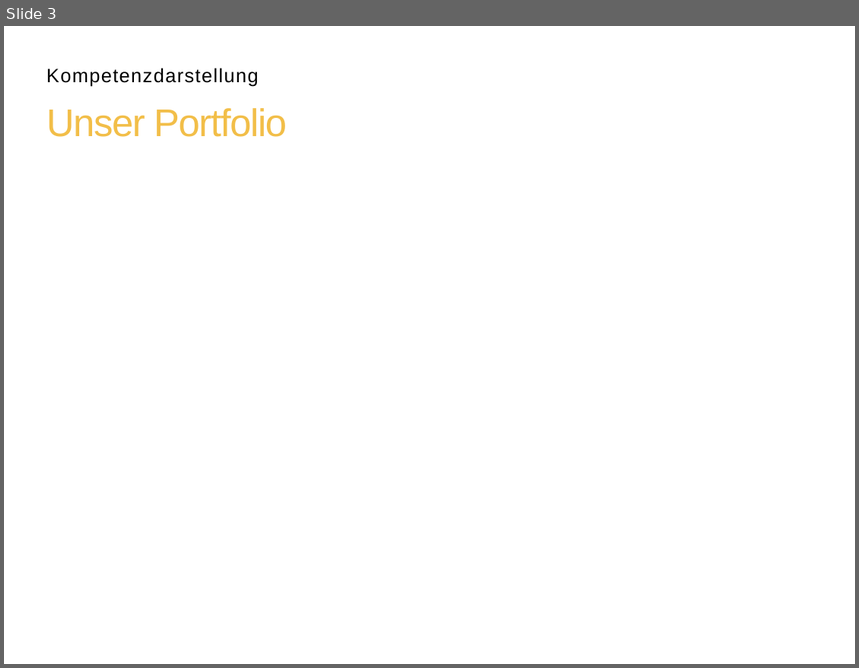
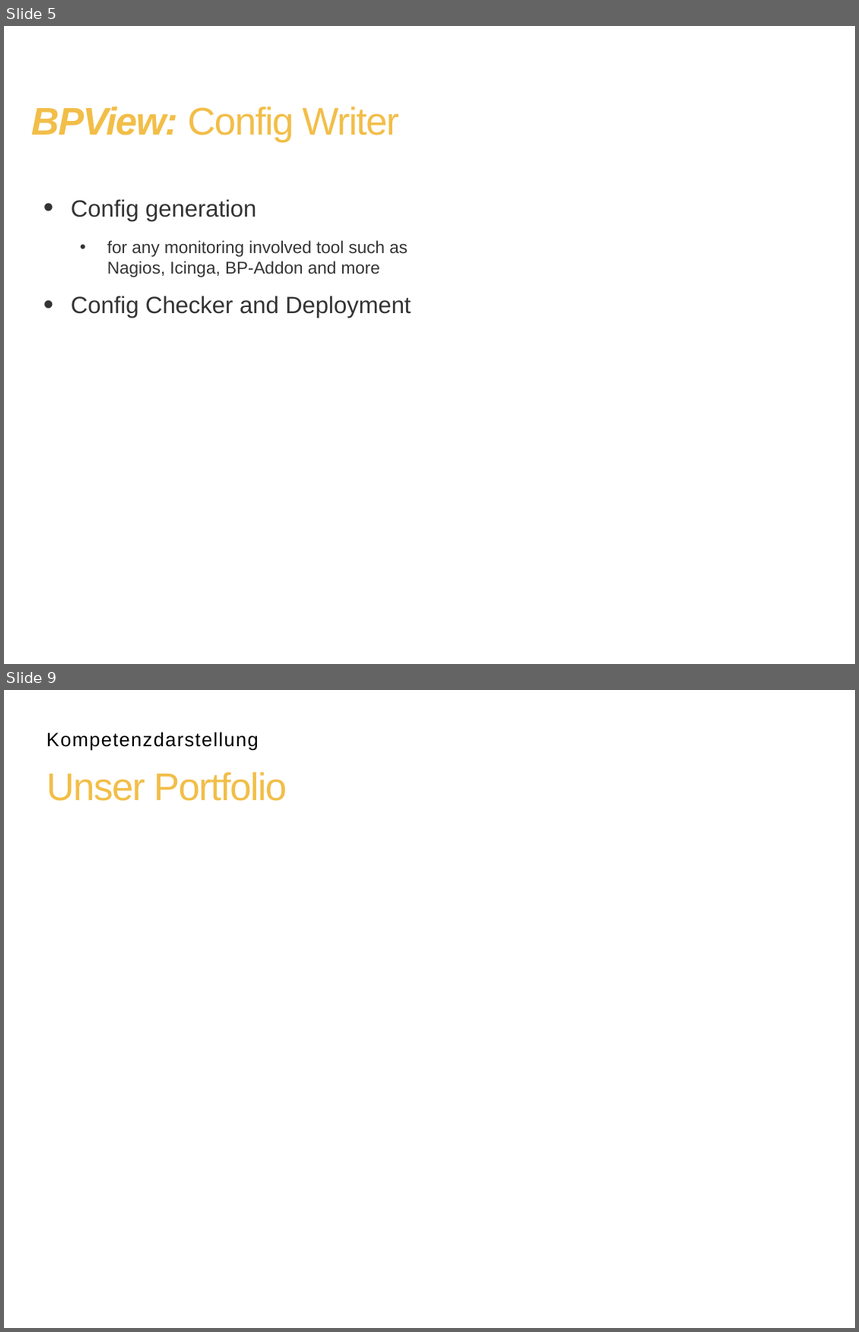
Before and after one commit to BPView/BPView, a slide deck: docs/BPView - The_Project.odp. Shown one above the other, each under a label of ours: slide 3 before the commit, slides 5 and 9 after it; the slides between them are not shown. The pictures are 859x668 and 859x1332 pixels, drawn with LibreOffice and Linux fonts; fonts in the diff are those of the drawing; background and template pictures are left out. Boxes give left, top, right and bottom in pixels: in the first picture for what was removed or moved away, otherwise in the second. Text is boxed around its words. In the diff, an @@ line names an element or a change of style, - is before the commit and + after.

```diff
--- a/docs/BPView - The_Project.odp
+++ b/docs/BPView - The_Project.odp
@@ slide 5 added at (4, 26, 855, 664), background picture (left out) @@
@@ title added at (31, 107, 399, 142), 36 pt, text #F2BE48 @@
+BPView: Config Writer
@@ text added at (71, 199, 411, 318), 16 pt, text #333333 @@
+• Config generation
+  • for any monitoring involved tool such as Nagios, Icinga, BP-Addon and more
+• Config Checker and Deployment
@@ what was slide 3 is now slide 9 @@
```
Also in this commit, not shown: 2 slides changed, 5 other slides added.
